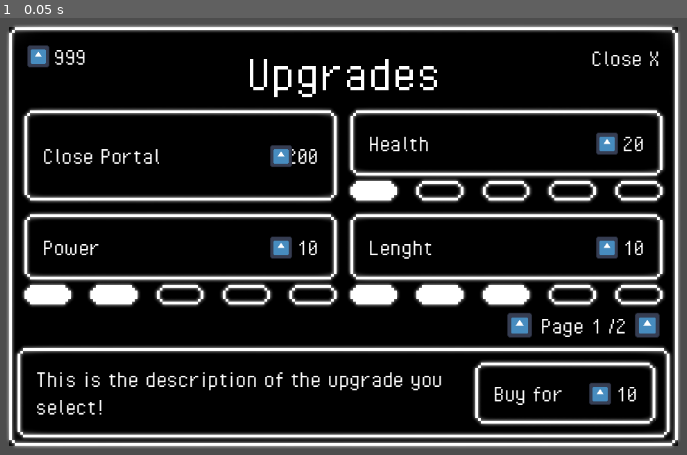
Above: before the commit, frame 1.
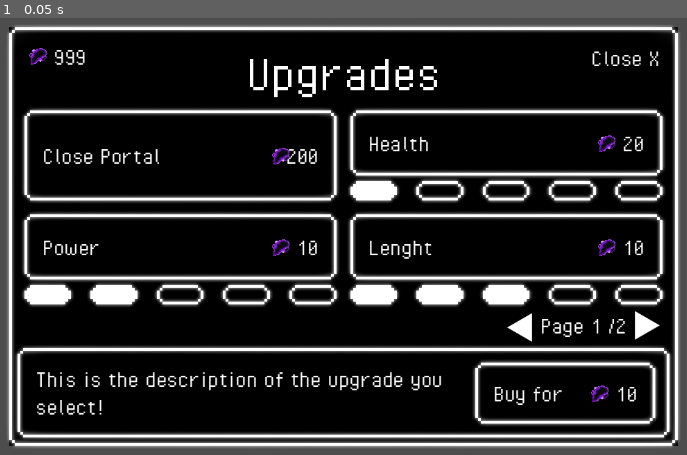
Above: after the commit, the same moment.

Repository: alifeee/loop
Game: Godot game, scene res://scenes/shop_ui.tscn
Same seed, same stepped clock (60 frames per second), same inputs: the game is played once before the commit and once after it. This scene is started directly instead of the project's main scene. The engine's default icon, where the game draws it, is replaced by a stand-in: a white triangle on a blue panel in a dark square.
Inputs:
- Up to frame 1 (0.05 s): no input

The runs differ from the first frame. In frame 1, 1.4% of the frame differs, in the area x 3-97%, y 6-89%.

Commit message:
Change all Godot icons to the proper assets

Diff:
--- a/scenes/shop_button.tscn
+++ b/scenes/shop_button.tscn
@@ -3,9 +3,9 @@
 [ext_resource type="Theme" uid="uid://cf1qe0rwgm7fa" path="res://themes/default_ui_theme.tres" id="1_1oc1l"]
 [ext_resource type="Script" uid="uid://ciu6gkoq1m4w8" path="res://scripts/shop_button.gd" id="1_a34ft"]
 [ext_resource type="FontFile" uid="uid://duqiyll52frl1" path="res://assets/font/PixelOperator.ttf" id="1_g7nvd"]
-[ext_resource type="Texture2D" uid="uid://wajv0p62nlg7" path="res://icon.svg" id="2_1oc1l"]
 [ext_resource type="StyleBox" uid="uid://do1xhguablk8p" path="res://themes/empty_style_box_texture.tres" id="2_hv2j0"]
 [ext_resource type="StyleBox" uid="uid://d1ox2lxruc8j5" path="res://themes/full_style_box_texture.tres" id="3_u16r7"]
+[ext_resource type="Texture2D" uid="uid://bp5fs4g8gmv4t" path="res://assets/non-animations/mote.png" id="6_u16r7"]
 
 [node name="Control" type="Control" node_paths=PackedStringArray("button", "no_upgrade_container", "name_label_no_upgrade", "price_label_no_upgrade", "upgrade_container", "name_label_upgrade", "price_label_upgrade", "all_bars", "level_3_bar_and_gap", "level_4_bar_and_gap", "level_5_bar_and_gap")]
 layout_mode = 3
@@ -97,7 +97,7 @@
 offset_bottom = 16.0
 grow_horizontal = 0
 grow_vertical = 2
-texture = ExtResource("2_1oc1l")
+texture = ExtResource("6_u16r7")
 expand_mode = 1
 
 [node name="upgrade_container" type="Panel" parent="Button"]
@@ -167,7 +167,7 @@
 offset_bottom = 16.0
 grow_horizontal = 0
 grow_vertical = 2
-texture = ExtResource("2_1oc1l")
+texture = ExtResource("6_u16r7")
 expand_mode = 1
 
 [node name="HBoxContainer" type="HBoxContainer" parent="Button/upgrade_container"]
--- a/scenes/shop_ui.tscn
+++ b/scenes/shop_ui.tscn
@@ -1,10 +1,11 @@
-[gd_scene load_steps=10 format=3 uid="uid://ghswit1war77"]
+[gd_scene load_steps=11 format=3 uid="uid://ddof72eun3ikb"]
 
 [ext_resource type="Texture2D" uid="uid://bhcsca1rn8sxf" path="res://assets/Temp/Frame 22.png" id="1_fs6yy"]
 [ext_resource type="Texture2D" uid="uid://yby0vxfu113f" path="res://assets/ui-element/modal.png" id="2_epbsd"]
 [ext_resource type="Theme" uid="uid://cf1qe0rwgm7fa" path="res://themes/default_ui_theme.tres" id="2_oixfk"]
-[ext_resource type="PackedScene" path="res://scenes/shop_button.tscn" id="3_usj2y"]
-[ext_resource type="Texture2D" uid="uid://wajv0p62nlg7" path="res://icon.svg" id="4_bidp2"]
+[ext_resource type="PackedScene" uid="uid://bdp6wh7aki3xb" path="res://scenes/shop_button.tscn" id="3_usj2y"]
+[ext_resource type="Texture2D" uid="uid://7mn7deb8je4q" path="res://assets/ui-element/Triangle.png" id="4_usj2y"]
+[ext_resource type="Texture2D" uid="uid://bp5fs4g8gmv4t" path="res://assets/non-animations/mote.png" id="5_bidp2"]
 
 [sub_resource type="Theme" id="Theme_18xnp"]
 
@@ -170,8 +171,8 @@
 layout_mode = 0
 offset_right = 36.0
 offset_bottom = 36.0
-texture = ExtResource("4_bidp2")
-expand_mode = 1
+texture = ExtResource("4_usj2y")
+expand_mode = 5
 
 [node name="Label" type="Label" parent="Main Modal Background/Page Scroll"]
 layout_mode = 1
@@ -202,8 +203,9 @@
 offset_bottom = 18.0
 grow_horizontal = 0
 grow_vertical = 2
-texture = ExtResource("4_bidp2")
-expand_mode = 1
+texture = ExtResource("4_usj2y")
+expand_mode = 5
+flip_h = true
 
 [node name="Mote Count" type="Panel" parent="Main Modal Background"]
 layout_mode = 0
@@ -216,7 +218,7 @@
 layout_mode = 0
 offset_right = 32.0
 offset_bottom = 32.0
-texture = ExtResource("4_bidp2")
+texture = ExtResource("5_bidp2")
 expand_mode = 1
 
 [node name="Label" type="Label" parent="Main Modal Background/Mote Count"]
Binary file added: assets/ui-element/Triangle.png
Not shown, added: assets/ui-element/Triangle.png.import
